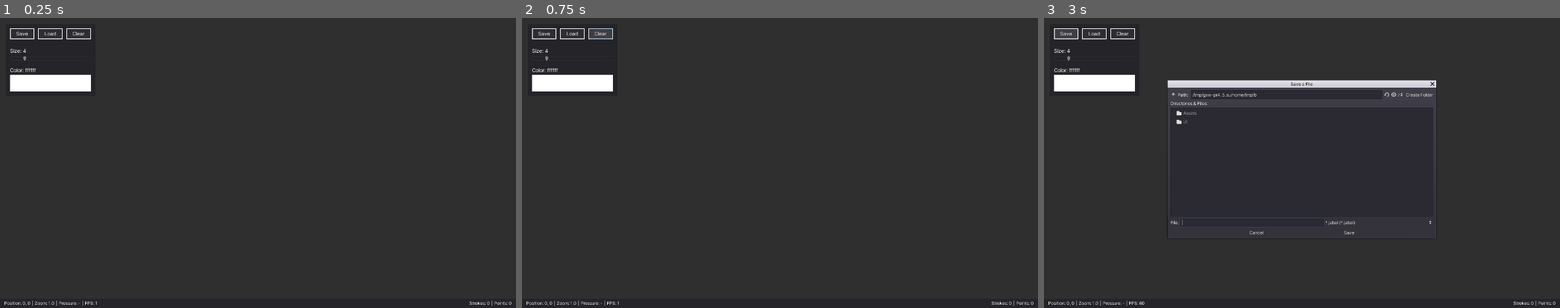
Above: before the commit, frames 1-3 (left to right).
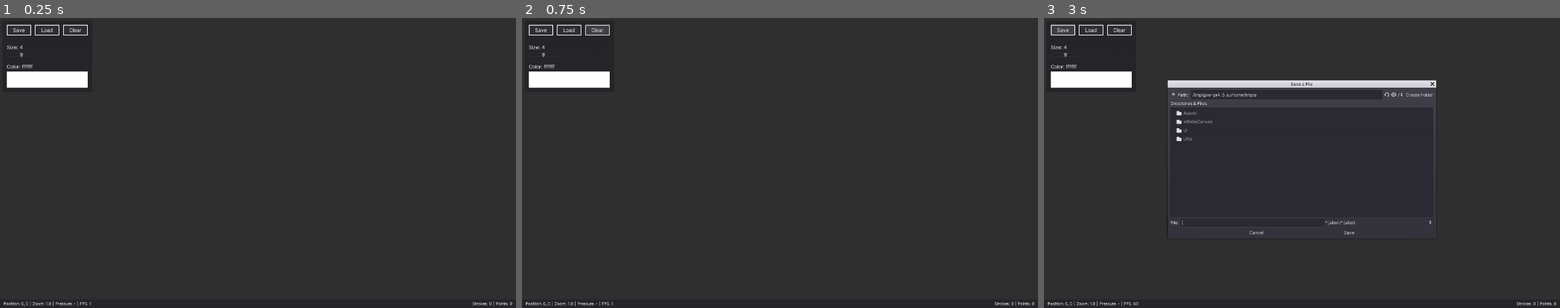
Above: after the commit, the same moments.

Repository: Epsilon0xCell/Lorien
Game: Godot game, scene res://Main.tscn
Two runs of this game, one before a commit and one after it. Both use one fixed random seed, a clock stepped at 60 frames per second and the inputs below.
Inputs:
- Up to frame 1 (0.25 s): no input
- Up to frame 2 (0.75 s): click "Clear" at 0.5 s
- Up to frame 3 (3 s): click "Clear" at 1.25 s; click "Clear" at 2 s; click "Save" at 2.75 s

The runs differ from the first frame. In frame 1, 1.1% of the frame differs, in the area x 0-100%, y 2-100%; in frame 2, 1.2%; in frame 3, 1.3%.

Commit message:
Refactoring

Diff:
--- a/jabol/Assets/Fonts/font_10.tres
+++ b/jabol/Assets/Fonts/font_11.tres
@@ -3,6 +3,6 @@
 [ext_resource path="res://Assets/Fonts/Inter-Regular.ttf" type="DynamicFontData" id=1]
 
 [resource]
-size = 10
+size = 11
 use_filter = true
 font_data = ExtResource( 1 )
--- /dev/null
+++ b/jabol/InfiniteCanvas/BrushCursor.gd
@@ -0,0 +1,10 @@
+extends Control
+
+var _brush_size: int
+
+func _draw():
+	draw_arc(Vector2.ZERO, _brush_size, 0, 360, 20, Color.white, 1.0, true)
+
+func change_size(brush_size: int) -> void:
+	_brush_size = brush_size
+	update()
--- /dev/null
+++ b/jabol/InfiniteCanvas/BrushCursor.tscn
@@ -0,0 +1,13 @@
+[gd_scene load_steps=2 format=2]
+
+[ext_resource path="res://InfiniteCanvas/BrushCursor.gd" type="Script" id=1]
+
+[node name="BrushCursor" type="Control"]
+anchor_right = 1.0
+anchor_bottom = 1.0
+margin_right = -1820.0
+margin_bottom = -980.0
+script = ExtResource( 1 )
+__meta__ = {
+"_edit_use_anchors_": false
+}
--- a/jabol/JabolCanvas.gd
+++ b/jabol/InfiniteCanvas/InfiniteCanvas.gd
@@ -1,5 +1,5 @@
-extends Viewport
-class_name JabolCanvas
+extends ViewportContainer
+class_name InfiniteCanvas
 
 # -------------------------------------------------------------------------------------------------
 class Info:
@@ -9,7 +9,8 @@
 	var current_brush_position: Vector2
 
 # -------------------------------------------------------------------------------------------------
-onready var _camera: Camera2D = $Camera2D
+onready var _viewport: Viewport = $Viewport
+onready var _camera: Camera2D = $Viewport/Camera2D
 
 var lines := []
 var info := Info.new()
@@ -59,7 +60,7 @@
 	_current_line.begin_cap_mode = Line2D.LINE_CAP_ROUND
 	_current_line.end_cap_mode = Line2D.LINE_CAP_ROUND
 	_current_line.joint_mode = Line2D.LINE_JOINT_ROUND
-	call_deferred("add_child", _current_line)
+	_viewport.call_deferred("add_child", _current_line)
 
 # -------------------------------------------------------------------------------------------------
 func add_point(point: Vector2) -> void:
@@ -70,7 +71,7 @@
 func end_line() -> void:
 	if _current_line != null:
 		if _current_line.points.empty():
-			call_deferred("remove_child", _current_line)
+			_viewport.call_deferred("remove_child", _current_line)
 		else:
 			info.stroke_count += 1
 			lines.append(_current_line)
@@ -82,7 +83,7 @@
 		var line = lines.pop_back()
 		info.stroke_count -= 1
 		info.point_count -= line.points.size()
-		remove_child(line)
+		_viewport.remove_child(line)
 
 # -------------------------------------------------------------------------------------------------
 func set_brush_color(color: Color) -> void:
@@ -93,9 +94,13 @@
 	_current_brush_size = size
 
 # -------------------------------------------------------------------------------------------------
+func get_camera_zoom() -> float:
+	return _camera.zoom.x
+
+# -------------------------------------------------------------------------------------------------
 func clear() -> void:
 	for l in lines:
-		remove_child(l)
+		_viewport.remove_child(l)
 	lines.clear()
 	info.point_count = 0
 	info.stroke_count = 0
--- /dev/null
+++ b/jabol/InfiniteCanvas/InfiniteCanvas.tscn
@@ -0,0 +1,24 @@
+[gd_scene load_steps=3 format=2]
+
+[ext_resource path="res://InfiniteCanvas/InfiniteCanvas.gd" type="Script" id=1]
+[ext_resource path="res://InfiniteCanvas/PanZoomCamera.gd" type="Script" id=2]
+
+[node name="DrawingCanvas" type="ViewportContainer"]
+anchor_right = 1.0
+anchor_bottom = 1.0
+mouse_filter = 2
+script = ExtResource( 1 )
+__meta__ = {
+"_edit_use_anchors_": false
+}
+
+[node name="Viewport" type="Viewport" parent="."]
+size = Vector2( 1920, 1080 )
+handle_input_locally = false
+usage = 0
+render_target_update_mode = 3
+
+[node name="Camera2D" type="Camera2D" parent="Viewport"]
+anchor_mode = 0
+current = true
+script = ExtResource( 2 )
--- a/jabol/EditorCamera.gd
+++ b/jabol/InfiniteCanvas/PanZoomCamera.gd
@@ -5,7 +5,7 @@
 const ZOOM_INCREMENT = 0.1
 
 var _current_zoom_level := 1.0
-var _drag := false
+var _pan_active := false
 
 # -------------------------------------------------------------------------------------------------
 func _input(event):
@@ -17,15 +17,15 @@
 		elif event.button_index == BUTTON_WHEEL_UP:
 			_do_zoom(-increment, get_local_mouse_position())
 		elif event.button_index == BUTTON_MIDDLE:
-			_drag = event.is_pressed()
+			_pan_active = event.is_pressed()
 
 	if event is InputEventMouseMotion:
-		if _drag:
-			_do_drag(event.relative)
+		if _pan_active:
+			_do_pan(event.relative)
 
 # -------------------------------------------------------------------------------------------------
-func _do_drag(drag: Vector2) -> void:
-	offset -= drag * _current_zoom_level
+func _do_pan(pan: Vector2) -> void:
+	offset -= pan * _current_zoom_level
 
 # -------------------------------------------------------------------------------------------------
 func _do_zoom(incr: float, zoom_anchor: Vector2) -> void:
--- a/jabol/Main.gd
+++ b/jabol/Main.gd
@@ -1,8 +1,7 @@
 extends Control
 
 # -------------------------------------------------------------------------------------------------
-onready var _jabol: JabolCanvas = $ViewportContainer/Viewport
-onready var _camera = $ViewportContainer/Viewport/Camera2D
+onready var _jabol: InfiniteCanvas = $InfiniteCanvas
 onready var _ui_statusbar = $UIStatusBar
 
 # -------------------------------------------------------------------------------------------------
@@ -11,7 +10,7 @@
 	_ui_statusbar.set_point_count(_jabol.info.point_count)
 	_ui_statusbar.set_pressure(_jabol.info.current_pressure)
 	_ui_statusbar.set_brush_position(_jabol.info.current_brush_position)
-	_ui_statusbar.set_camera_zoom(_camera.zoom.x)
+	_ui_statusbar.set_camera_zoom(_jabol.get_camera_zoom())
 
 # -------------------------------------------------------------------------------------------------
 func _on_UI_brush_color_changed(color: Color) -> void:
--- a/jabol/Main.tscn
+++ b/jabol/Main.tscn
@@ -1,8 +1,7 @@
-[gd_scene load_steps=6 format=2]
+[gd_scene load_steps=5 format=2]
 
 [ext_resource path="res://Main.gd" type="Script" id=1]
-[ext_resource path="res://EditorCamera.gd" type="Script" id=2]
-[ext_resource path="res://JabolCanvas.gd" type="Script" id=3]
+[ext_resource path="res://InfiniteCanvas/InfiniteCanvas.tscn" type="PackedScene" id=2]
 [ext_resource path="res://UI/UI.tscn" type="PackedScene" id=4]
 [ext_resource path="res://UI/UIStatusBar.tscn" type="PackedScene" id=5]
 
@@ -15,36 +14,19 @@
 "_edit_use_anchors_": false
 }
 
-[node name="ViewportContainer" type="ViewportContainer" parent="."]
-anchor_right = 1.0
-anchor_bottom = 1.0
-mouse_filter = 2
-__meta__ = {
-"_edit_use_anchors_": false
-}
-
-[node name="Viewport" type="Viewport" parent="ViewportContainer"]
-size = Vector2( 1920, 1080 )
-handle_input_locally = false
-usage = 0
-render_target_update_mode = 3
-script = ExtResource( 3 )
-
-[node name="Camera2D" type="Camera2D" parent="ViewportContainer/Viewport"]
-anchor_mode = 0
-current = true
-script = ExtResource( 2 )
+[node name="InfiniteCanvas" parent="." instance=ExtResource( 2 )]
 
 [node name="UI" parent="." instance=ExtResource( 4 )]
-margin_left = 16.449
-margin_top = 17.449
-margin_right = 266.449
-margin_bottom = 217.449
+margin_left = 7.0
+margin_top = 7.449
+margin_right = 257.0
+margin_bottom = 207.449
 
 [node name="UIStatusBar" parent="." instance=ExtResource( 5 )]
 anchor_top = 1.0
 anchor_bottom = 1.0
-margin_top = -26.0
+margin_top = -24.0
+margin_bottom = 0.0
 size_flags_horizontal = 3
 size_flags_vertical = 3
 
--- a/jabol/UI/UI.gd
+++ b/jabol/UI/UI.gd
@@ -19,12 +19,12 @@
 	_save_file_dialog.access = FileDialog.ACCESS_FILESYSTEM
 	_save_file_dialog.mode = FileDialog.MODE_SAVE_FILE
 	_save_file_dialog.current_dir = Config.DEFAULT_FILE_DIALOG_FOLDER
-	_save_file_dialog.filters = ["*.jabol"]
+	_save_file_dialog.filters = ["*."+Config.FILE_EXTENSION]
 
 	_load_file_dialog.access = FileDialog.ACCESS_FILESYSTEM
 	_load_file_dialog.mode = FileDialog.MODE_OPEN_FILE
 	_load_file_dialog.current_dir = Config.DEFAULT_FILE_DIALOG_FOLDER
-	_load_file_dialog.filters = ["*.jabol"]
+	_load_file_dialog.filters = ["*."+Config.FILE_EXTENSION]
 
 # -------------------------------------------------------------------------------------------------
 func _on_ColorPickerButton_color_changed(color: Color) -> void:
--- a/jabol/UI/UIStatusBar.tscn
+++ b/jabol/UI/UIStatusBar.tscn
@@ -2,11 +2,12 @@
 
 [ext_resource path="res://UI/Themes/theme_dark.tres" type="Theme" id=1]
 [ext_resource path="res://UI/UIStatusBar.gd" type="Script" id=2]
-[ext_resource path="res://Assets/Fonts/font_12.tres" type="DynamicFont" id=3]
+[ext_resource path="res://Assets/Fonts/font_11.tres" type="DynamicFont" id=3]
 
 [node name="UIStatusBar" type="Panel"]
 anchor_right = 1.0
-rect_min_size = Vector2( 0, 26 )
+margin_bottom = 24.0
+rect_min_size = Vector2( 0, 24 )
 theme = ExtResource( 1 )
 script = ExtResource( 2 )
 __meta__ = {
@@ -17,28 +18,27 @@
 [node name="MarginContainer" type="MarginContainer" parent="."]
 anchor_right = 1.0
 anchor_bottom = 1.0
-rect_min_size = Vector2( 0, 26 )
-custom_constants/margin_right = 12
-custom_constants/margin_left = 12
+custom_constants/margin_right = 10
+custom_constants/margin_left = 10
 __meta__ = {
 "_edit_use_anchors_": false
 }
 
 [node name="HBoxContainer" type="HBoxContainer" parent="MarginContainer"]
-margin_left = 12.0
-margin_right = 1908.0
-margin_bottom = 26.0
+margin_left = 10.0
+margin_right = 1910.0
+margin_bottom = 24.0
 
 [node name="Left" type="HBoxContainer" parent="MarginContainer/HBoxContainer"]
-margin_right = 946.0
-margin_bottom = 26.0
+margin_right = 948.0
+margin_bottom = 24.0
 size_flags_horizontal = 3
 size_flags_vertical = 3
 
 [node name="PositionLabel" type="Label" parent="MarginContainer/HBoxContainer/Left"]
 margin_top = 5.0
-margin_right = 57.0
-margin_bottom = 20.0
+margin_right = 54.0
+margin_bottom = 19.0
 custom_fonts/font = ExtResource( 3 )
 text = "Position: -"
 __meta__ = {
@@ -46,10 +46,10 @@
 }
 
 [node name="Sep" type="Label" parent="MarginContainer/HBoxContainer/Left"]
-margin_left = 61.0
+margin_left = 58.0
 margin_top = 5.0
-margin_right = 65.0
-margin_bottom = 20.0
+margin_right = 62.0
+margin_bottom = 19.0
 custom_fonts/font = ExtResource( 3 )
 text = "|"
 __meta__ = {
@@ -57,10 +57,10 @@
 }
 
 [node name="ZoomLabel" type="Label" parent="MarginContainer/HBoxContainer/Left"]
-margin_left = 69.0
+margin_left = 66.0
 margin_top = 5.0
-margin_right = 113.0
-margin_bottom = 20.0
+margin_right = 108.0
+margin_bottom = 19.0
 custom_fonts/font = ExtResource( 3 )
 text = "Zoom: -"
 __meta__ = {
@@ -68,10 +68,10 @@
 }
 
 [node name="Sep2" type="Label" parent="MarginContainer/HBoxContainer/Left"]
-margin_left = 117.0
+margin_left = 112.0
 margin_top = 5.0
-margin_right = 121.0
-margin_bottom = 20.0
+margin_right = 116.0
+margin_bottom = 19.0
 custom_fonts/font = ExtResource( 3 )
 text = "|"
 __meta__ = {
@@ -79,10 +79,10 @@
 }
 
 [node name="PressureLabel" type="Label" parent="MarginContainer/HBoxContainer/Left"]
-margin_left = 125.0
+margin_left = 120.0
 margin_top = 5.0
-margin_right = 186.0
-margin_bottom = 20.0
+margin_right = 176.0
+margin_bottom = 19.0
 custom_fonts/font = ExtResource( 3 )
 text = "Pressure: -"
 __meta__ = {
@@ -90,10 +90,10 @@
 }
 
 [node name="Sep3" type="Label" parent="MarginContainer/HBoxContainer/Left"]
-margin_left = 190.0
+margin_left = 180.0
 margin_top = 5.0
-margin_right = 194.0
-margin_bottom = 20.0
+margin_right = 184.0
+margin_bottom = 19.0
 custom_fonts/font = ExtResource( 3 )
 text = "|"
 __meta__ = {
@@ -101,10 +101,10 @@
 }
 
 [node name="FpsLabel" type="Label" parent="MarginContainer/HBoxContainer/Left"]
-margin_left = 198.0
+margin_left = 188.0
 margin_top = 5.0
-margin_right = 233.0
-margin_bottom = 20.0
+margin_right = 219.0
+margin_bottom = 19.0
 custom_fonts/font = ExtResource( 3 )
 text = "FPS: -"
 __meta__ = {
@@ -112,18 +112,18 @@
 }
 
 [node name="Right" type="HBoxContainer" parent="MarginContainer/HBoxContainer"]
-margin_left = 950.0
-margin_right = 1896.0
-margin_bottom = 26.0
+margin_left = 952.0
+margin_right = 1900.0
+margin_bottom = 24.0
 size_flags_horizontal = 3
 size_flags_vertical = 3
 alignment = 2
 
 [node name="StrokesLabel" type="Label" parent="MarginContainer/HBoxContainer/Right"]
-margin_left = 828.0
+margin_left = 837.0
 margin_top = 5.0
-margin_right = 885.0
-margin_bottom = 20.0
+margin_right = 890.0
+margin_bottom = 19.0
 custom_fonts/font = ExtResource( 3 )
 text = "Strokes: 0"
 __meta__ = {
@@ -131,10 +131,10 @@
 }
 
 [node name="Sep" type="Label" parent="MarginContainer/HBoxContainer/Right"]
-margin_left = 889.0
+margin_left = 894.0
 margin_top = 5.0
-margin_right = 893.0
-margin_bottom = 20.0
+margin_right = 898.0
+margin_bottom = 19.0
 custom_fonts/font = ExtResource( 3 )
 text = "|"
 __meta__ = {
@@ -142,10 +142,10 @@
 }
 
 [node name="PointsLabel" type="Label" parent="MarginContainer/HBoxContainer/Right"]
-margin_left = 897.0
+margin_left = 902.0
 margin_top = 5.0
-margin_right = 946.0
-margin_bottom = 20.0
+margin_right = 948.0
+margin_bottom = 19.0
 custom_fonts/font = ExtResource( 3 )
 text = "Points: 0"
 __meta__ = {
--- a/jabol/Config.gd
+++ b/jabol/Utils/Config.gd
@@ -3,3 +3,4 @@
 const DEFAULT_COLOR 				:= Color.white
 const DEFAULT_BRUSH_SIZE			:= 4
 const DEFAULT_FILE_DIALOG_FOLDER 	:= "C:/Users/mbrla/Desktop/JabolFiles"
+const FILE_EXTENSION 				:= "jabol"
--- a/jabol/project.godot
+++ b/jabol/project.godot
@@ -17,17 +17,17 @@
 "base": "Reference",
 "class": "Config",
 "language": "GDScript",
-"path": "res://Config.gd"
+"path": "res://Utils/Config.gd"
 }, {
-"base": "Viewport",
-"class": "JabolCanvas",
+"base": "ViewportContainer",
+"class": "InfiniteCanvas",
 "language": "GDScript",
-"path": "res://JabolCanvas.gd"
+"path": "res://InfiniteCanvas/InfiniteCanvas.gd"
 } ]
 _global_script_class_icons={
 "BrushStrokeData": "",
 "Config": "",
-"JabolCanvas": ""
+"InfiniteCanvas": ""
 }
 
 [application]
@@ -38,8 +38,8 @@
 
 [autoload]
 
-JabolIO="*res://JabolIO.gd"
-Utils="*res://Utils.gd"
+JabolIO="*res://Utils/JabolIO.gd"
+Utils="*res://Utils/Utils.gd"
 
 [debug]
 
Renamed: jabol/JabolIO.gd -> jabol/Utils/JabolIO.gd
Renamed: jabol/Utils.gd -> jabol/Utils/Utils.gd
